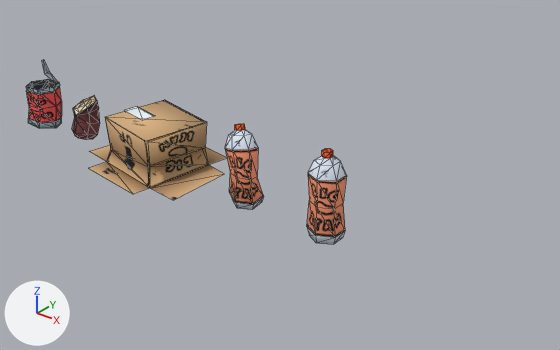
Renders of the glTF model assets/TrashProps.glb from each side of a commit.
The view is the same before and after, from a 50 mm lens placed at (6.66, -4.41, 2.85), pointed at (2.91, 0.27, -0.05). Lighting does not change. The marker at lower left points along +X, +Y and +Z. Mesh edges are drawn as thin lines. Where no turn or scale is listed for an object, it has been applied to the vertices.

Names of what the first picture shows: 'BeanCan', 'BigBean', 'Bottle', 'BottleSmushed', 'CardboardBox'.
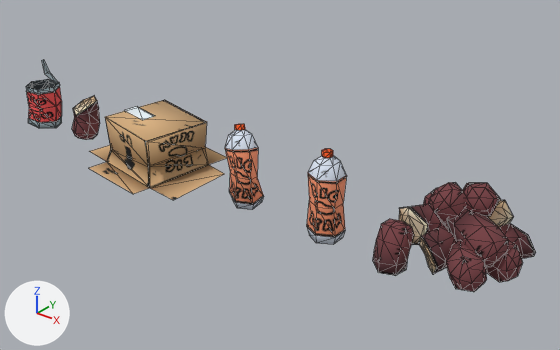
Pixel boxes [x1, y1, x2, y2] of what changed, in the pictures (560 x 350 px):
'BeanPile', added: after [373, 182, 536, 292]

Patch to the scene script:
```diff
--- a/assets/TrashProps.glb.py
+++ b/assets/TrashProps.glb.py
@@ me_cylinder_005 @@
+me_cylinder_005.from_pydata(...)  # 396 vertices, 748 faces; spans x -0.483..0.477, y -0.476..0.634, z -0.118..0.525
+me_cylinder_005.materials.append(mat_material)
@@ ob_beanpile @@
+ob_beanpile = bpy.data.objects.new('BeanPile', me_cylinder_005)
+ob_beanpile.location = (4.709, 0.0, 0.0)
```
